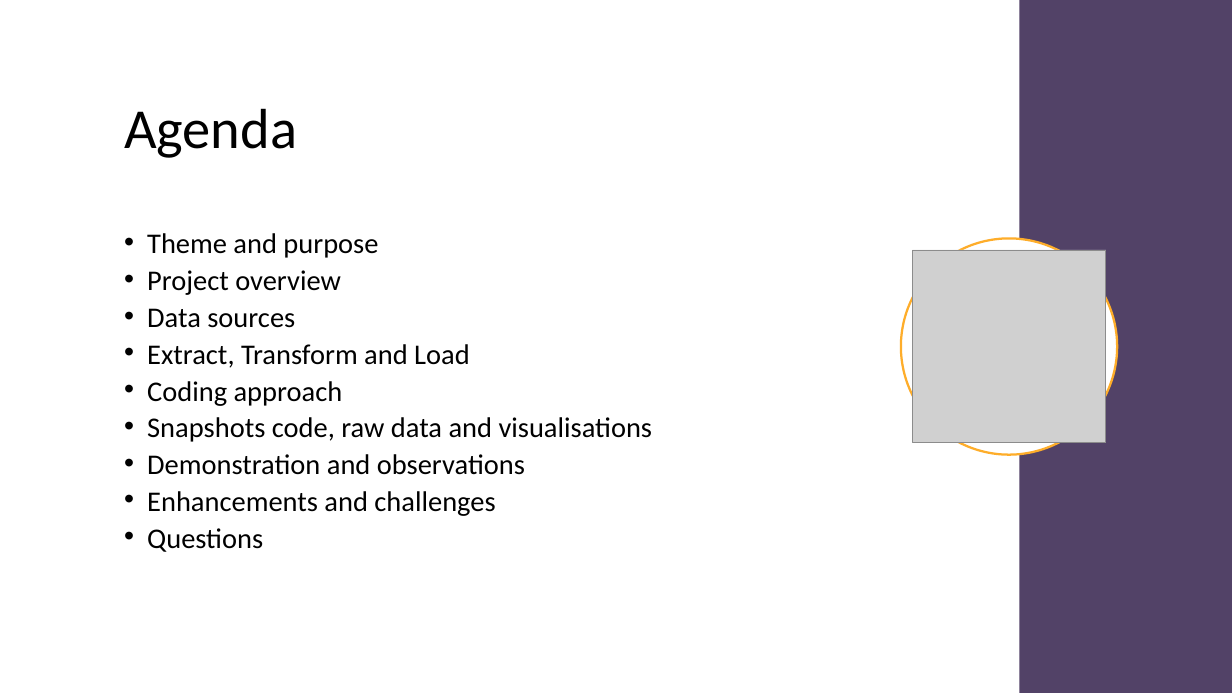
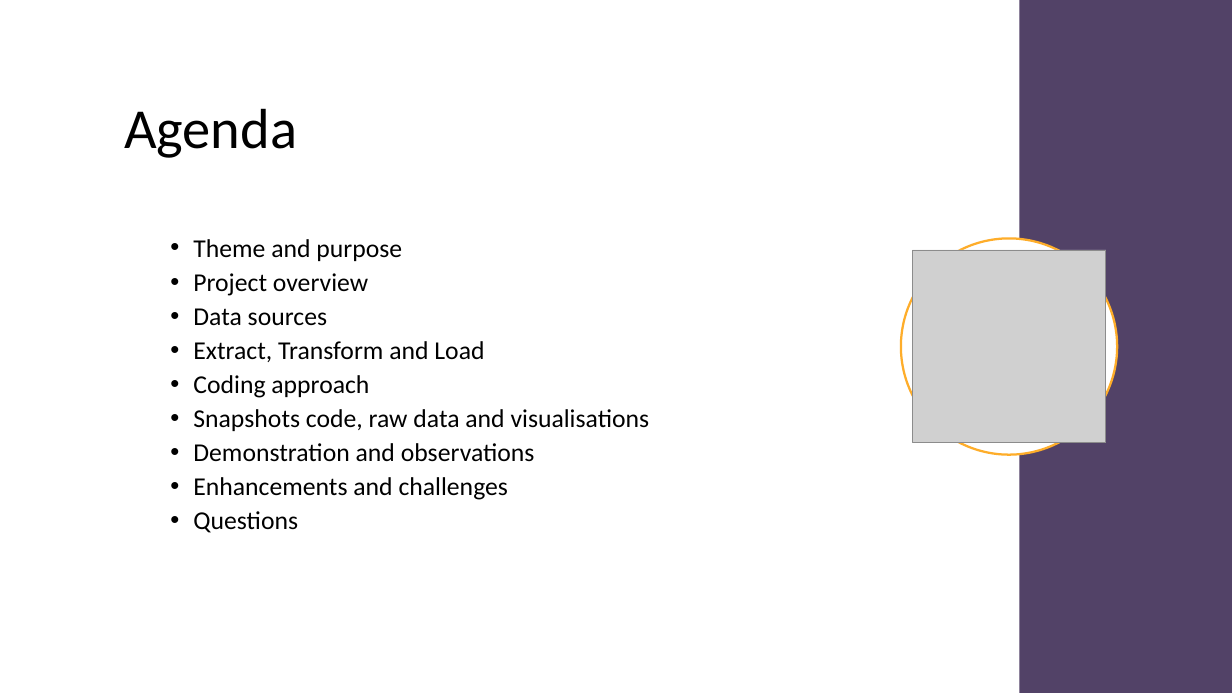
Before and after one commit to dan1ellec/Project-2, a slide deck: slide 2 of PROJECT/Australian Marriage Law Postal Survey 2017.pptx. Drawn at 1232x693 pixels with LibreOffice and Linux fonts; fonts in the diff are those of the drawing; grey boxes stand for pictures. Boxes give left, top, right and bottom in pixels: in the first picture for what was removed or moved away, otherwise in the second. Text is boxed around its words. In the diff, an @@ line names an element or a change of style, - is before the commit and + after.

```diff
--- a/PROJECT/Australian Marriage Law Postal Survey 2017.pptx
+++ b/PROJECT/Australian Marriage Law Postal Survey 2017.pptx
@@ text "Theme and purpose" at (193,239,650,533): size 22.2 to 20 pt; list level 1 to 2 in "Theme and purpose"; line spacing 0.7 to 0.9; list level 1 to 2 in "Project overview"; list level 1 to 2 in "Data sources"; list level 1 to 2 in "Extract, Transform and Load"; list level 1 to 2 in "Coding approach"; list level 1 to 2 in "Snapshots code, raw data and ..."; list level 1 to 2 in "Demonstration and observations"; list level 1 to 2 in "Enhancements and challenges"; list level 1 to 2 in "Questions" @@
```
Also in this commit, not shown: 1 other slide changed.
